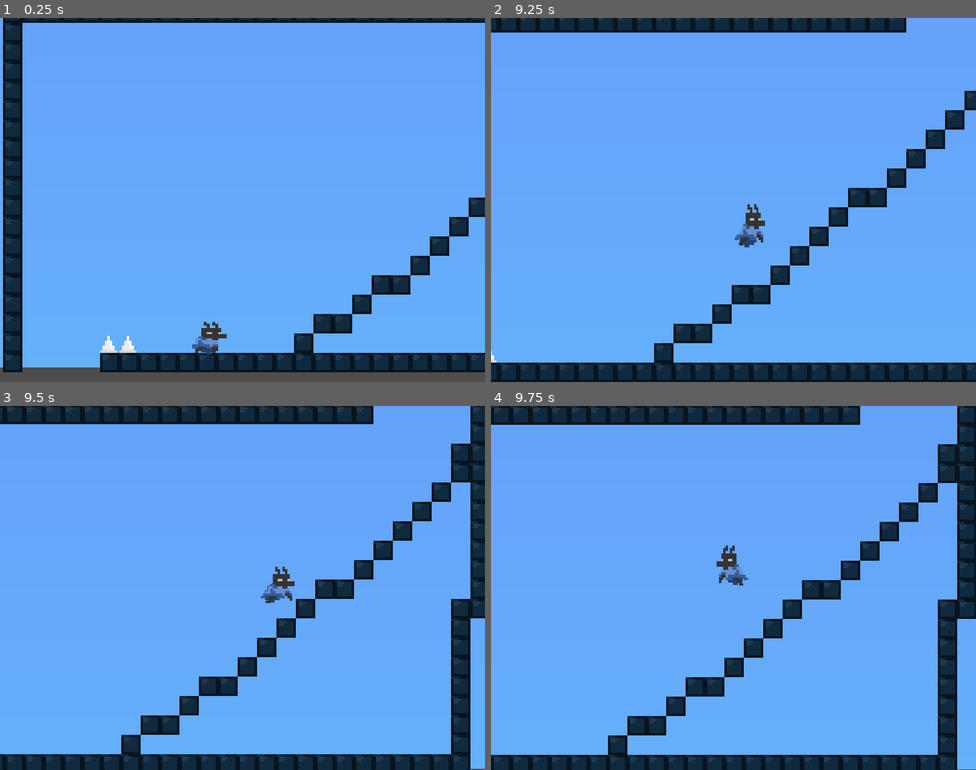
Above: before the commit, frames 1-4 (two rows, left to right).
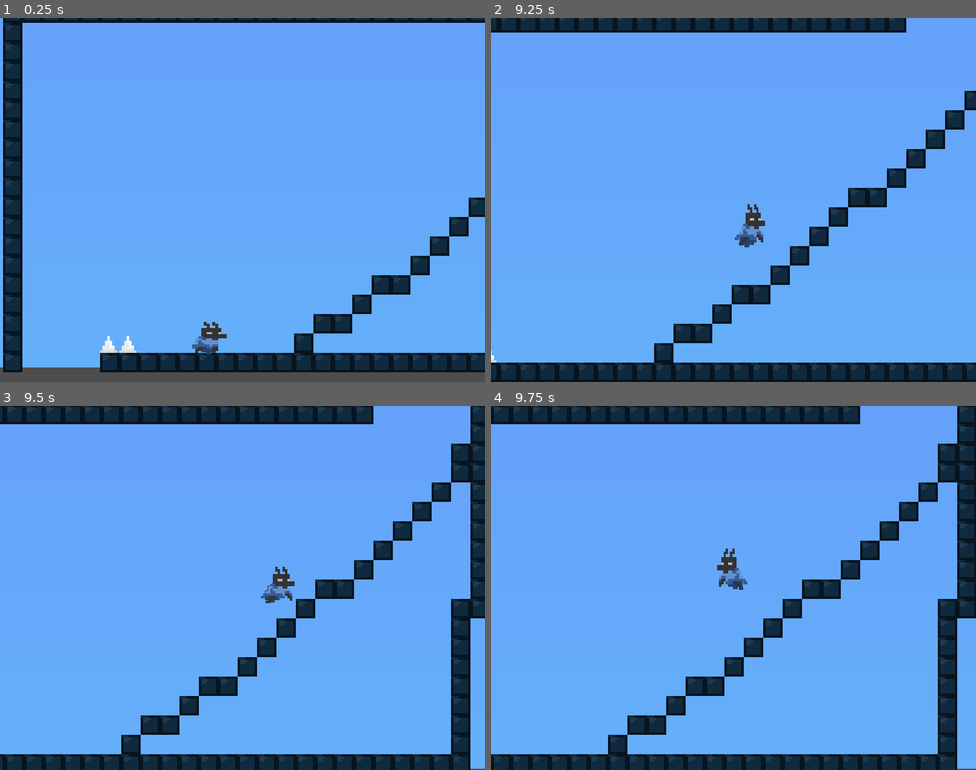
Above: after the commit, the same moments.

Repository: leafcabral/leafs-arcade
Game: Godot game, scene res://main/game_root.tscn
The game is run twice, just before and just after one commit, with the same random seed, the same clock (stepped at 60 frames per second) and the same inputs.
Inputs:
- Up to frame 1 (0.25 s): no input
- Up to frame 2 (9.25 s): hold D (move_right) 0.53-2.03 s; tap W (jump) at 0.6, 0.77, 1.07, 1.35, 1.52, 1.82, 2.1, 2.85, 3.02, 3.32, 3.6, 3.77, 4.07, 4.35, 4.52, 4.82, 5.1, 5.85, 6.02, 6.32, 6.6, 6.77, 7.07, 7.35, 7.52, 7.82, 8.1, 8.85, 9.02 s; hold A (move_left) 2.03-2.78 s; hold D (move_right) 2.78-4.28 s; hold A (move_left) 4.28-5.03 s; hold D (move_right) 5.03-5.78 s; hold A (move_left) 5.78-7.28 s; hold D (move_right) from 7.28 s (still down)
- Up to frame 3 (9.5 s): keep holding D (move_right); tap W (jump) at 9.32 s
- Up to frame 4 (9.75 s): release D (move_right) at 9.53 s; hold A (move_left) from 9.53 s (still down); tap W (jump) at 9.6 s

Frames 1-3 are identical in both runs. In frame 4, 1.5% of the frame differs, in the area x 0-100%, y 0-100%.

Commit message:
refactor(tower_of_lmao): improve readability in PlatformerMovement2D

Diff:
--- a/5-tower-of-lmao/common/components/platformer_movement_2d.gd
+++ b/5-tower-of-lmao/common/components/platformer_movement_2d.gd
@@ -38,6 +38,7 @@
 
 var _left_pressed := false
 var _right_pressed := false
+var _jump_pressed := false
 var _time_left_pressed := 0.0
 var _time_right_pressed := 0.0
 
@@ -66,13 +67,83 @@
 	if Engine.is_editor_hint() or disabled:
 		return
 
-	process_movement(delta)
+	process_physics(delta)
 
 	parent.move_and_slide()
 	velocity = parent.velocity
 
 
+func process_physics(delta: float) -> void:
+	_update_key_presses(delta)
+
+	process_movement(delta)
+	process_jump_and_fall(delta)
+
+	parent.velocity = velocity
+
+	_update_timers(delta)
+
+
 func process_movement(delta: float) -> void:
+	var direction := get_movement_axis()
+
+	velocity.x = move_toward(
+		velocity.x,
+		(max_speed * direction) if direction else 0.0,
+		max_speed * delta / (acceleration_time if direction else deceleration_time)
+	)
+
+
+func process_jump_and_fall(delta: float) -> void:
+	apply_gravity(delta)
+
+	if parent.is_on_floor():
+		if is_airbourne:
+			is_airbourne = false
+			hit_floor.emit()
+
+	if should_jump():
+			velocity.y = get_jump_velocity()
+			jump_buffering = 0
+			coyote_jump = 0
+			if not is_airbourne:
+				jumped.emit()
+	elif Input.is_action_just_released(input_jump) and velocity.y <= 0:
+		velocity.y *= variable_jump_scale
+
+
+func apply_gravity(delta: float) -> void:
+	if not parent.is_on_floor():
+		velocity += get_gravity() * delta
+		velocity.y = min(velocity.y, terminal_falling_velocity)
+		is_airbourne = true
+
+
+func should_jump() -> bool:
+	return (jump_buffering > 0 and parent.is_on_floor()) or (coyote_jump > 0 and _jump_pressed)
+
+
+func get_movement_axis() -> float:
+	var direction := Input.get_axis(input_move_left, input_move_right)
+	if directional_snap and (_left_pressed and _right_pressed):
+		var closest_time = minf(_time_left_pressed, _time_right_pressed)
+		direction = -1 if closest_time == _time_left_pressed else 1
+	return direction
+
+
+func get_gravity() -> Vector2:
+	return Vector2(0, 2 * jump_height / pow(
+			time_to_peak if velocity.y < 0 else time_to_fall,
+			2
+		)
+	)
+
+
+func get_jump_velocity() -> float:
+	return - (2 * jump_height) / time_to_peak
+
+
+func _update_key_presses(delta: float) -> void:
 	_left_pressed = Input.is_action_pressed("move_left")
 	_right_pressed = Input.is_action_pressed("move_right")
 	_time_left_pressed = (
@@ -83,63 +154,19 @@
 			_time_right_pressed + delta if _right_pressed
 			else 0.0
 	)
+	_jump_pressed = (
+		Input.is_action_just_pressed(input_jump) or
+		(hold_to_jump and Input.is_action_pressed(input_jump))
+	)
 
-	_handle_horizontal_movement(delta)
-	_handle_vertical_movement(delta)
 
-	parent.velocity = velocity
+func _update_timers(delta: float) -> void:
+	if _jump_pressed:
+		jump_buffering = jump_buffering_time
+	if parent.is_on_floor():
+		coyote_jump = coyote_jump_time
 
 	if jump_buffering > 0:
 		jump_buffering = max(0, jump_buffering - delta)
 	if coyote_jump > 0:
 		coyote_jump = max(0, coyote_jump - delta)
-
-
-func get_gravity() -> Vector2:
-	return Vector2(0, 2 * jump_height / pow(
-			time_to_peak if velocity.y < 0 else time_to_fall,
-			2
-		)
-	)
-
-
-func _handle_horizontal_movement(delta: float) -> void:
-	var delta_speed := max_speed * delta
-
-	var direction := Input.get_axis("move_left", "move_right")
-	if directional_snap and (_left_pressed and _right_pressed):
-		var closest_time = minf(_time_left_pressed, _time_right_pressed)
-		direction = -1 if closest_time == _time_left_pressed else 1
-
-
-	if not direction:
-		velocity.x = move_toward(velocity.x, 0, delta_speed / deceleration_time)
-	else:
-		velocity.x = move_toward(velocity.x, direction * max_speed, delta_speed / acceleration_time)
-
-
-func _handle_vertical_movement(delta: float) -> void:
-	var on_floor := parent.is_on_floor()
-
-	if on_floor:
-		if is_airbourne:
-			is_airbourne = false
-			hit_floor.emit()
-	else:
-		velocity += get_gravity() * delta
-		velocity.y = min(velocity.y, terminal_falling_velocity)
-		is_airbourne = true
-
-	if Input.is_action_just_pressed(input_jump) or (hold_to_jump and Input.is_action_pressed(input_jump)):
-		jump_buffering = jump_buffering_time
-	if on_floor:
-		coyote_jump = coyote_jump_time
-
-	if (jump_buffering > 0 and on_floor) or (coyote_jump > 0 and Input.is_action_just_pressed(input_jump)):
-			velocity.y = - (2 * jump_height) / time_to_peak
-			jump_buffering = 0
-			coyote_jump = 0
-			if not is_airbourne:
-				jumped.emit()
-	elif Input.is_action_just_released(input_jump) and velocity.y <= 0:
-		velocity.y *= variable_jump_scale
